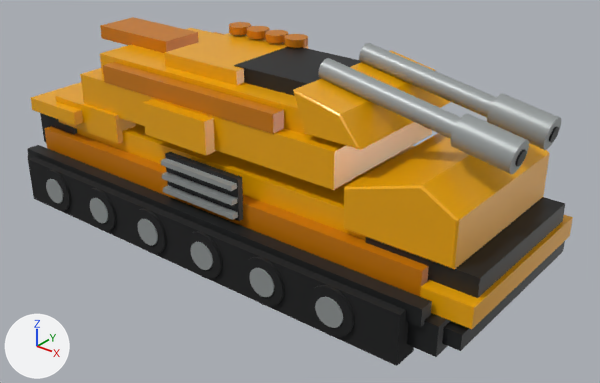
Two versions of the glTF model pterosaur/assets/yellow-twin-cannon-tank.glb, one commit apart.
Camera for both pictures: a camera (50 mm lens) standing at (5.72, -6.55, 4.98) and looking at (0.52, -0.06, 0.95). Every picture has the same lights, and +X, +Y and +Z are marked at lower left. The first picture is the older version. Where no turn or scale is listed for an object, it has been applied to the vertices.

Names of what the first picture shows: 'Armoured hull deck', 'Cannon barrel', 'Cannon barrel.001', 'Cannon muzzle sleeve', 'Cannon muzzle sleeve.001', 'Continuous rubber track.001', 'Front black intake', 'Front bumper tile', 'Hollow cannon muzzle', 'Hollow cannon muzzle.001', 'Lower yellow hull', 'Raised front glacis', 'Track guard.001', 'Turret central hatch', 'Turret front slope', 'Turret lower armour', 'Turret side rail.001' and 29 more.
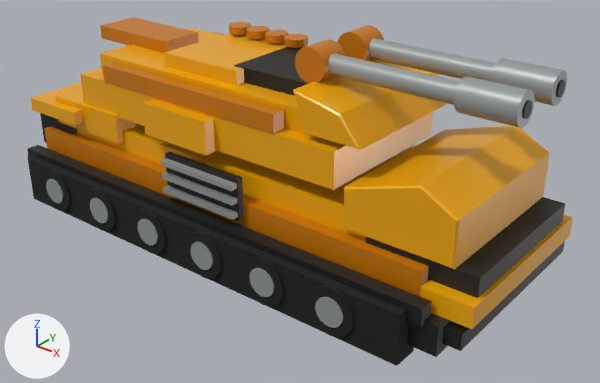
Commit message: Level tank cannons at neutral elevation

ob_paired_elevation_cannon_assembly is not drawn itself; it is the parent of ob_left_cannon_barrel, ob_right_cannon_barrel.
ob_left_cannon_barrel is not drawn itself; it is the parent of ob_cannon_barrel, ob_cannon_muzzle_sleeve, ob_hollow_cannon_muzzle.
ob_right_cannon_barrel is not drawn itself; it is the parent of ob_cannon_barrel_001, ob_cannon_muzzle_sleeve_001, ob_hollow_cannon_muzzle_001.

Changed parts and their boxes [x1, y1, x2, y2] in the pictures (600 x 383 px):
'Cannon barrel.001', moved, turned
    before: [318, 58, 461, 139]
    after: [329, 53, 460, 105]
'Cannon muzzle sleeve.001', moved, turned
    before: [451, 113, 529, 174]
    after: [454, 76, 535, 128]
'Cannon barrel', moved, turned
    before: [359, 43, 497, 118]
    after: [369, 38, 496, 81]
'Cannon muzzle sleeve', moved, turned
    before: [487, 93, 561, 150]
    after: [491, 58, 567, 106]
'Cannon elevation pivot.001', moved (not visible before)
    after: [295, 39, 345, 83]
'Cannon elevation pivot', moved (not visible before)
    after: [337, 25, 384, 61]
'Hollow cannon muzzle.001', moved
    before: [515, 149, 527, 167]
    after: [522, 100, 532, 119]
'Hollow cannon muzzle', moved, turned
    before: [549, 126, 559, 143]
    after: [556, 80, 565, 97]

What the commit changed:
Object 'Paired elevation cannon assembly' (ob_paired_elevation_cannon_assembly) moves from (1.1, 0.0, 0.54) to (1.1, 0.0, 0.6).
Object 'Cannon elevation pivot' (ob_cannon_elevation_pivot) moves from (1.0, 0.34, 2.16) to (1.0, 0.34, 2.6).
Object 'Left cannon barrel' (ob_left_cannon_barrel) moves from (0.12, 0.34, 0.08) to (0.12, 0.34, 0.38).
Object 'Cannon barrel' (ob_cannon_barrel) moves from (0.84, 0.0, 0.14) to (0.84, 0.0, 0.0).
Object 'Cannon barrel' (ob_cannon_barrel) turns from (0, -80, 0) to (0, -90, 0) degrees about x, y and z.
Object 'Cannon muzzle sleeve' (ob_cannon_muzzle_sleeve) moves from (1.72, 0.0, -0.02) to (1.72, 0.0, 0.0).
Object 'Cannon muzzle sleeve' (ob_cannon_muzzle_sleeve) turns from (0, -80, 0) to (0, -90, 0) degrees about x, y and z.
Object 'Hollow cannon muzzle' (ob_hollow_cannon_muzzle) moves from (2.02, 0.0, -0.075) to (2.02, 0.0, 0.0).
Object 'Hollow cannon muzzle' (ob_hollow_cannon_muzzle) turns from (0, -80, 0) to (0, -90, 0) degrees about x, y and z.
Object 'Cannon elevation pivot.001' (ob_cannon_elevation_pivot_001) moves from (1.0, -0.34, 2.16) to (1.0, -0.34, 2.6).
Object 'Right cannon barrel' (ob_right_cannon_barrel) moves from (0.12, -0.34, 0.08) to (0.12, -0.34, 0.38).
Object 'Cannon barrel.001' (ob_cannon_barrel_001) moves from (0.84, 0.0, 0.14) to (0.84, 0.0, 0.0).
Object 'Cannon barrel.001' (ob_cannon_barrel_001) turns from (0, -80, 0) to (0, -90, 0) degrees about x, y and z.
Object 'Cannon muzzle sleeve.001' (ob_cannon_muzzle_sleeve_001) moves from (1.72, 0.0, -0.02) to (1.72, 0.0, 0.0).
Object 'Cannon muzzle sleeve.001' (ob_cannon_muzzle_sleeve_001) turns from (0, -80, 0) to (0, -90, 0) degrees about x, y and z.
Object 'Hollow cannon muzzle.001' (ob_hollow_cannon_muzzle_001) moves from (2.02, 0.0, -0.075) to (2.02, 0.0, 0.0).
